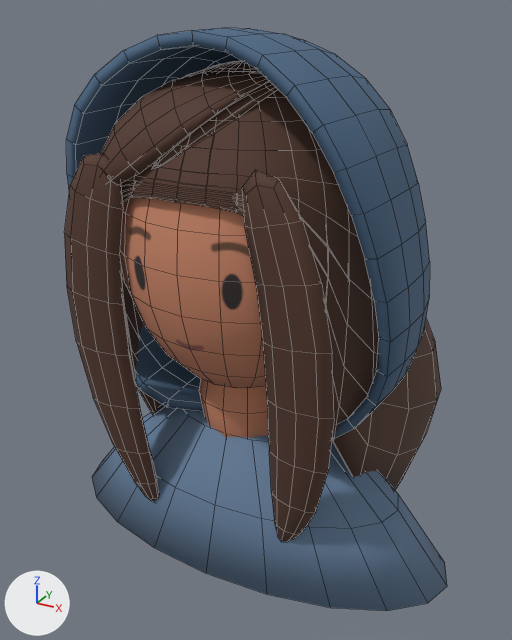
Two versions of the Blender file art_sources/traveller_painted/traveller_painted_study.blend, one commit apart.
Before and after are seen from a 50 mm camera at (1.5, -2.59, 3.42) aimed at (-0.02, 0.18, 2.03). Lighting does not change. The marker at lower left points along +X, +Y and +Z. The first picture is the older version. Mesh edges are drawn as thin lines.

The first picture shows 'HairCap.Long', 'HairFringe.L.Long', 'HairFringe.R.Long', 'HairLock.L.Long', 'HairLock.R.Long', 'Head', 'Hood', 'Neck', 'TravellerBody'.
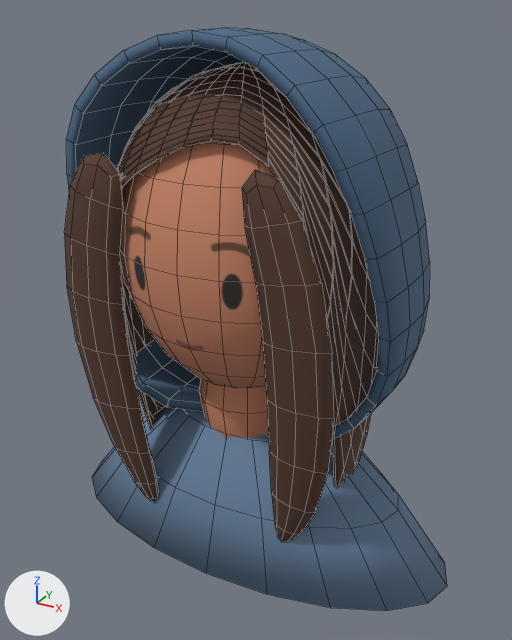
Patch to the scene script:
```diff
--- a/art_sources/traveller_painted/traveller_painted_study.blend.py
+++ b/art_sources/traveller_painted/traveller_painted_study.blend.py
@@ me_haircap_long @@
 # used by ob_haircap_long; location = (0.0, 0.0, 0.0)
-me_haircap_long.from_pydata(...)  # 834 vertices, 832 faces; spans x -0.8..0.8, y -0.47..0.98, z 1.02..3.23
+me_haircap_long.from_pydata(...)  # 834 vertices, 832 faces; spans x -0.63..0.63, y -0.42..0.59, z 1.02..3.22
+# me_haircap_long part 1: 821 of 834 vertices moved; they spanned x -0.8..0.8, y -0.47..0.98, z 1.02..3.23 and now span x -0.63..0.63, y -0.42..0.59, z 1.02..3.22; mean shift (0.0, -0.05, -0.19); largest move (-0.53, 0.24, 2.78) -> (-0.58, 0.25, 2.13)
 me_haircap_long.materials.append(mat_travellerbody)
@@ ob_hairfringe_l_long @@
-ob_hairfringe_l_long = bpy.data.objects.new('HairFringe.L.Long', me_hairfringe_l_long)
-ob_hairfringe_l_long.location = (0.0, 0.0, 0.0)
@@ ob_hairfringe_r_long @@
-ob_hairfringe_r_long = bpy.data.objects.new('HairFringe.R.Long', me_hairfringe_r_long)
-ob_hairfringe_r_long.location = (0.0, 0.0, 0.0)
```

Location of each change, [x1, y1, x2, y2] in pixels of the pictures (512 x 640 px):
'HairCap.Long', reshaped (18% narrower)
    before: [120, 61, 441, 490]
    after: [117, 62, 379, 487]
'HairFringe.L.Long', deleted (brown)
    before: [101, 71, 269, 184]
'HairFringe.R.Long', deleted (brown)
    before: [153, 81, 278, 168]
